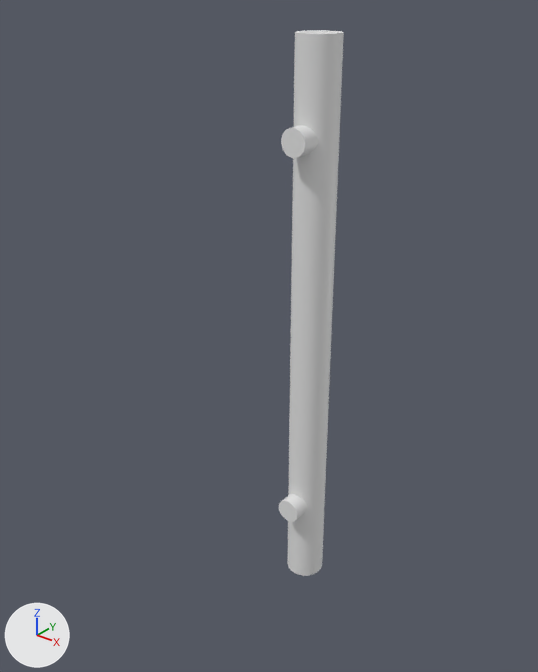
Renders of the Blender file Data/Models/Doors/Handles/Blend/handle_07.blend from each side of a commit.
Before and after are seen from a 50 mm lens placed at (0.334, -0.462, 0.282), pointed at (-0.009, -0.033, 0.016). Lighting does not change. The marker at lower left points along +X, +Y and +Z. The older version comes first.

Objects in the first picture: 'handle'.
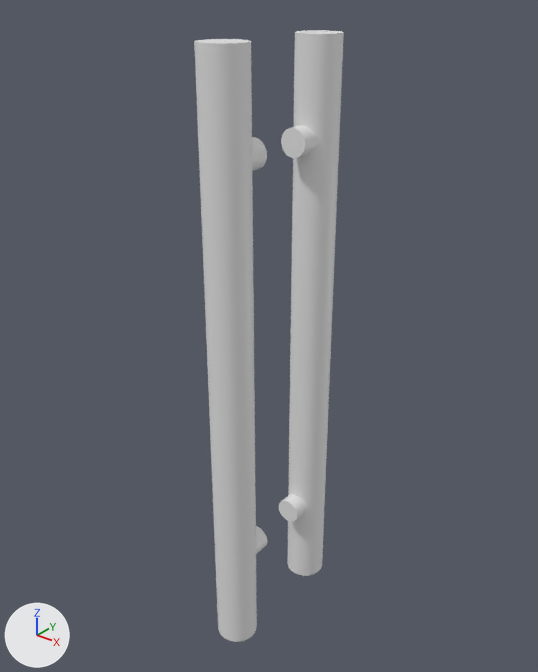
The newer file is also turned or shifted as a whole; pictures and numbers use the older file's frame.

The edits, one by one:
me_cylinder_009 is used by ob_handle; location (0.0, 0.0, 0.0).
me_cylinder_009 had 440 vertices, 380 faces and spanned x -0.018..0.017, y -0.017..0.031, z -0.254..0.245.
me_cylinder_009 now has 880 vertices, 760 faces and spans x -0.018..0.017, y -0.109..0.031, z -0.254..0.245.
me_cylinder_009 part 1: a new loose piece, a 22-sided cylinder along z spanning x -0.018..0.017, y -0.109..-0.073, z -0.254..0.245, in mat_material (white #e7e7e7).
me_cylinder_009 part 2: the loose piece of 198 vertices spanning x -0.011..0.011, y -0.017..0.001, z 0.159..0.181 is copied, and the copy is mirrored in y about its middle, then moved by (0.0, -0.062, 0.0); it spans x -0.011..0.011, y -0.079..-0.061, z 0.159..0.181.
me_cylinder_009 part 3: the loose piece of 198 vertices spanning x -0.011..0.011, y -0.017..0.001, z -0.18..-0.158 is copied, and the copy is mirrored in y about its middle, then moved by (0.0, -0.062, 0.0); it spans x -0.011..0.011, y -0.079..-0.061, z -0.18..-0.158.

Location of each change, [x1, y1, x2, y2] in pixels of the pictures (538 x 672 px):
'handle', reshaped (129% wider, 12% taller)
    before: [279, 30, 344, 576]
    after: [194, 30, 344, 642]
part 1 of me_cylinder_009, added
    after: [194, 39, 257, 642]
part 2 of me_cylinder_009, added
    after: [252, 137, 267, 171]
part 3 of me_cylinder_009, added (mostly hidden)
    after: [256, 526, 267, 554]
